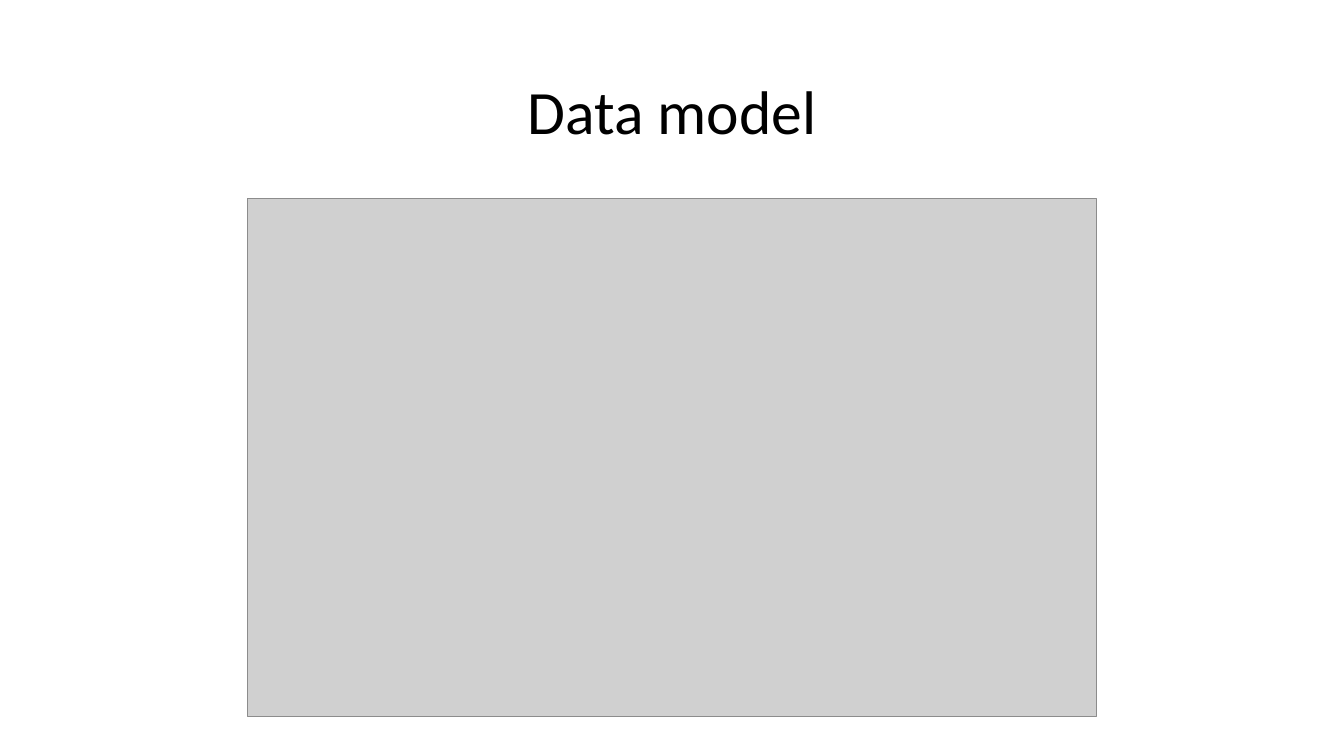
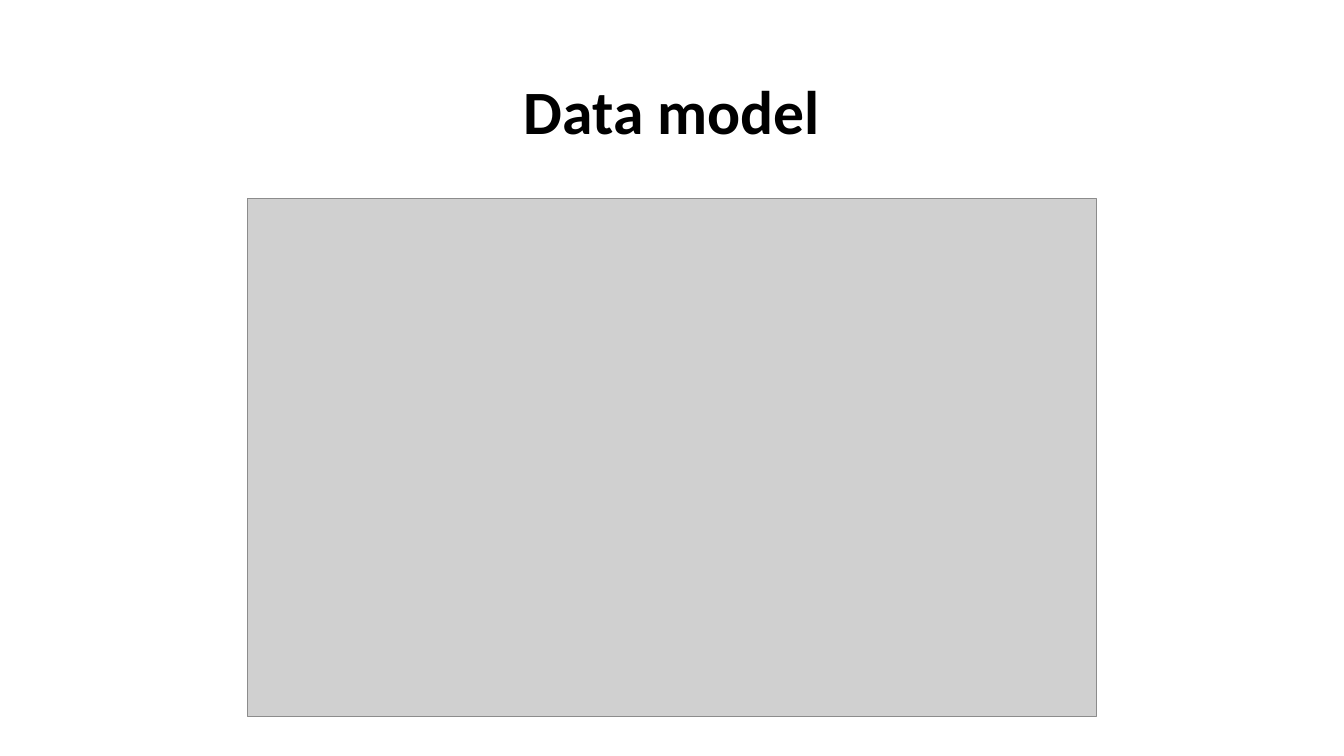
Before and after one commit to kimteespk/DADS5001-Data-Analytics-and-Data-Science-Tools-and-Programming, a slide deck: slide 5 of 12-PowerBI/DSTools-Power-BI.pptx. Drawn at 1344x756 pixels with LibreOffice and Linux fonts; fonts in the diff are those of the drawing; grey boxes stand for pictures. Boxes give left, top, right and bottom in pixels: in the first picture for what was removed or moved away, otherwise in the second. Text is boxed around its words. In the diff, an @@ line names an element or a change of style, - is before the commit and + after.

```diff
--- a/12-PowerBI/DSTools-Power-BI.pptx
+++ b/12-PowerBI/DSTools-Power-BI.pptx
@@ title "Data model" at <box>524,90,819,135</box>: bold on @@
```
Also in this commit, not shown: 7 other slides changed, 2 slides added.
